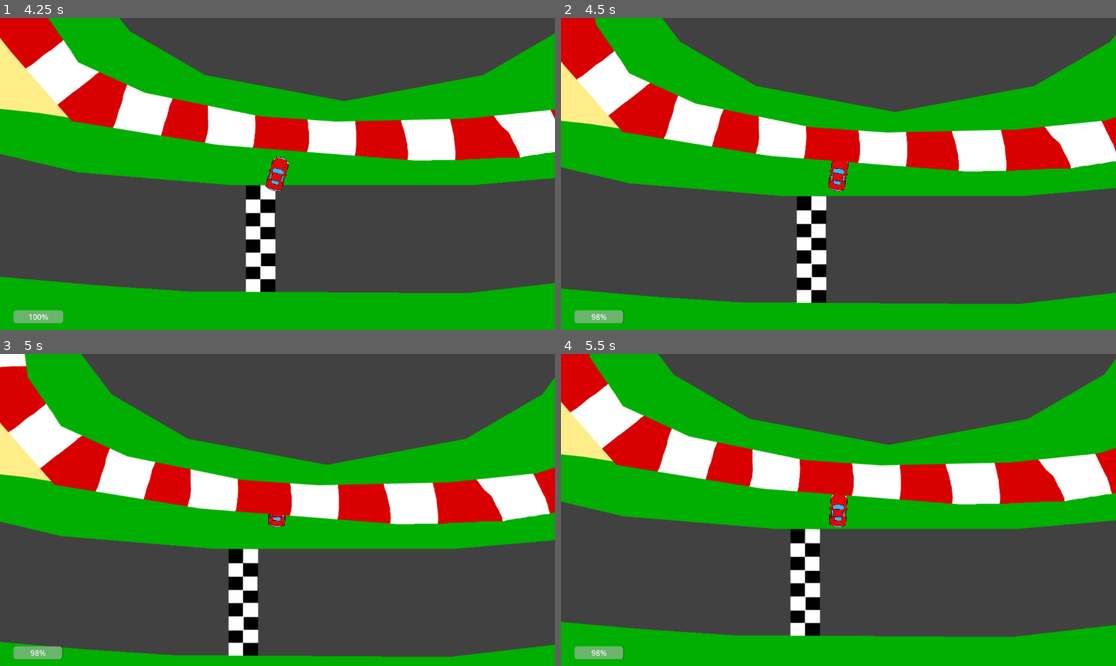
Above: before the commit, frames 1-4 (two rows, left to right).
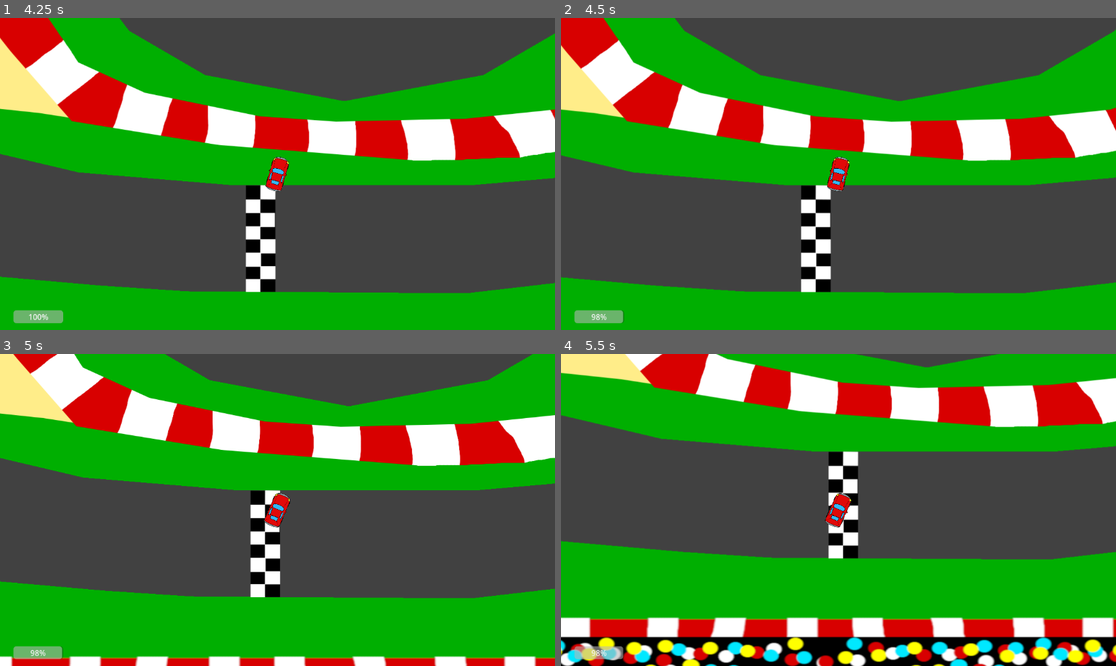
Above: after the commit, the same moments.

Repository: gnol-on-the-beat/Mario-kart-test
Game: Godot game, scene res://levesl/game level.tscn
The game is run twice, just before and just after one commit, with the same random seed, the same clock (stepped at 60 frames per second) and the same inputs.
Inputs:
- Up to frame 1 (4.25 s): tap Enter at 0.5 s; hold D (turn_right) 0.53-1.28 s; hold Space (drift) 0.53-1.28 s; hold S (brake) 1.28-2.03 s; tap Shift (turbo) at 1.35, 2.85 s; hold D (turn_right) 2.03-2.78 s; hold Space (drift) 2.03-2.78 s; hold W (accelerate) 2.78-3.53 s; hold A (turn_left) from 3.53 s (still down); hold Space (drift) from 3.53 s (still down)
- Up to frame 2 (4.5 s): keep holding A (turn_left); release Space (drift) at 4.28 s; tap Shift (turbo) at 4.35 s
- Up to frame 3 (5 s): keep holding A (turn_left)
- Up to frame 4 (5.5 s): release A (turn_left) at 5.03 s; hold S (brake) from 5.03 s (still down); hold Space (drift) from 5.03 s (still down)

Frame 1 is identical in both runs. In frame 2, 21% of the frame differs, in the area x 0-100%, y 0-92%; in frame 3, 71%; in frame 4, 83%, in the area x 0-100%, y 0-100%.

Commit message:
Added barebones collision (needs fix})

Diff:
--- a/bil test/art/control.gd
+++ b/bil test/art/control.gd
@@ -26,6 +26,7 @@
 
 var turbo_fuel = 1
 var turbo_is_on = false
+
 
 @export var friction = -60
 @export var drag = -0.06
@@ -112,9 +113,18 @@
 	var drag_force = velocity * velocity.length() * drag * delta
 	acceleration += drag_force + friction_force
 
+func collide():
+	velocity = velocity * -2
+
 
 
 #make drift and turbo flexible so we only have to tweak "one number per action, per car"
 #interpolate drift tail
 #add skid mark texture
 #add grip zones on track based on underlag, or barriers
+
+
+
+func _on_bumpers_body_entered(body):
+	if body.is_in_group("Player"):
+		body.collide()
--- a/bil test/levesl/game level.tscn
+++ b/bil test/levesl/game level.tscn
@@ -9,7 +9,7 @@
 
 [node name="Node2D" type="Node2D"]
 
-[node name="Car" parent="." instance=ExtResource("1_rof8s")]
+[node name="Car" parent="." groups=["Player"] instance=ExtResource("1_rof8s")]
 position = Vector2(561, 341)
 
 [node name="RemoteTransform2D" type="RemoteTransform2D" parent="Car"]
@@ -51,13 +51,13 @@
 position = Vector2(499, -451)
 texture = ExtResource("4_ofng8")
 
-[node name="Bumbers" type="Area2D" parent="."]
+[node name="Bumpers" type="Area2D" parent="."]
 
-[node name="Sprite2D" type="Sprite2D" parent="Bumbers"]
+[node name="Sprite2D" type="Sprite2D" parent="Bumpers"]
 position = Vector2(481, -466)
 texture = ExtResource("5_7v2a0")
 
-[node name="CollisionPolygon2D" type="CollisionPolygon2D" parent="Bumbers"]
+[node name="CollisionPolygon2D" type="CollisionPolygon2D" parent="Bumpers"]
 polygon = PackedVector2Array(-238, -1175, -324, -1233, -358, -1252, -386, -1239, -397, -1219, -393, -1185, -274, -1103, …(516 unchanged characters)…
 
 [node name="Stands" type="Area2D" parent="."]
@@ -67,3 +67,4 @@
 texture = ExtResource("6_0yr28")
 
 [connection signal="fuel_changed" from="Car" to="CanvasLayer/TubroBar" method="_on_car_fuel_changed"]
+[connection signal="body_entered" from="Bumpers" to="Car" method="_on_bumpers_body_entered"]
